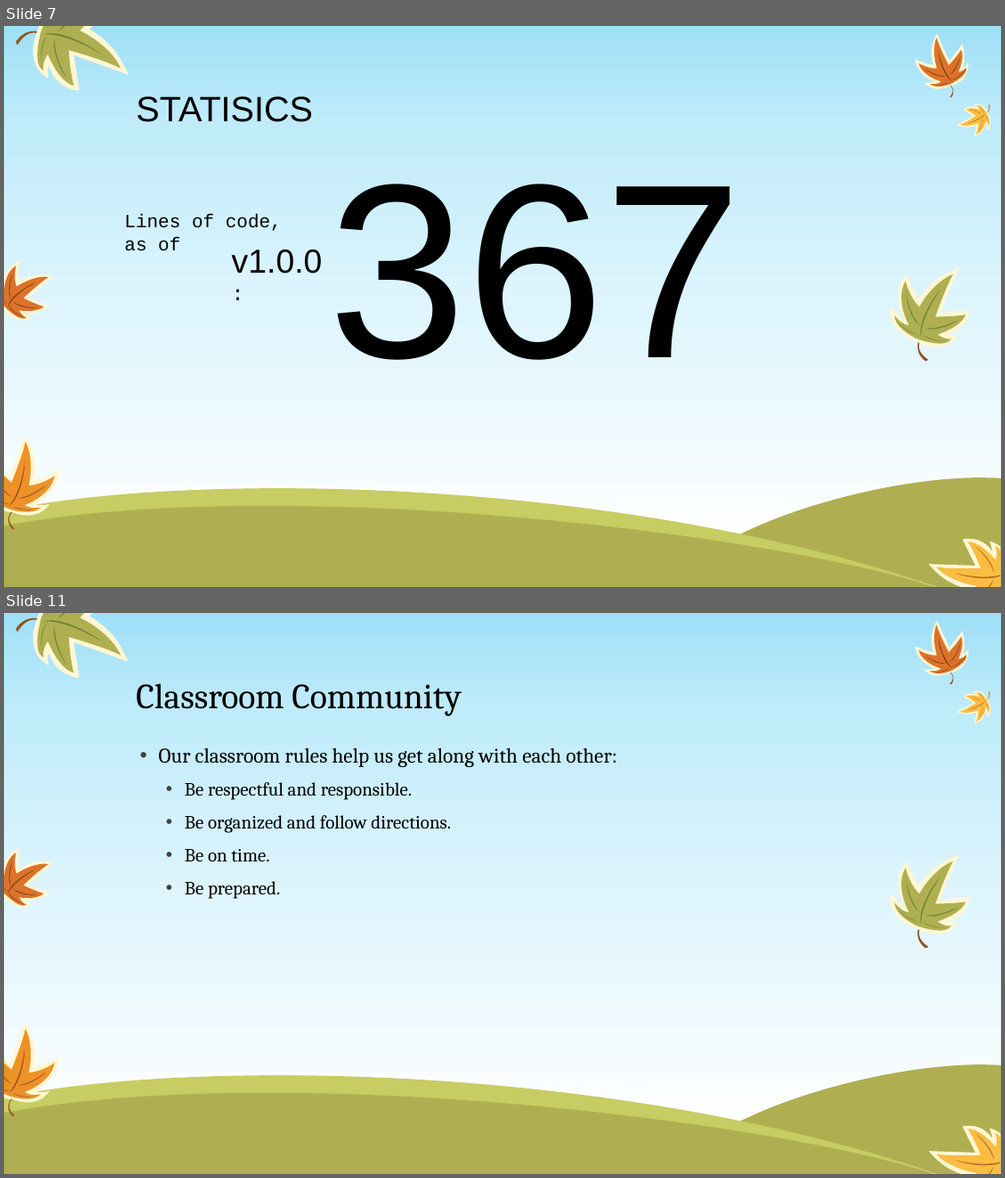
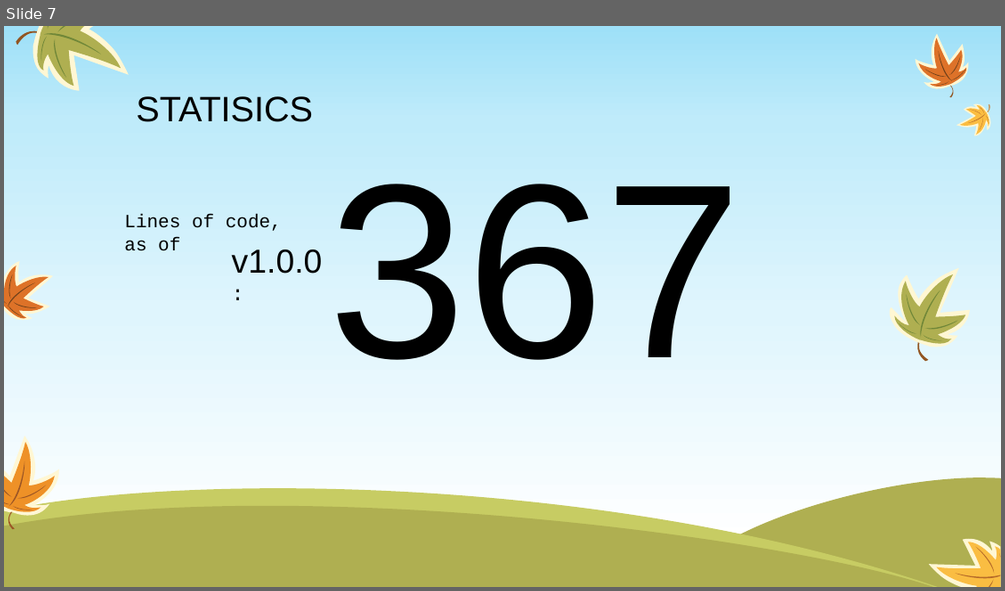
Before and after one commit to codingJWilliams/BBCInventathonNode, a slide deck: presentation/Fruit Punch.pptx. Shown one above the other, each under a label of ours: slides 7 and 11 before the commit, slide 7 after it; the slides between them are not shown. The pictures are 1005x1178 and 1005x591 pixels, drawn with LibreOffice and Linux fonts; fonts in the diff are those of the drawing. Boxes give left, top, right and bottom in pixels: in the first picture for what was removed or moved away, otherwise in the second. Text is boxed around its words. In the diff, an @@ line names an element or a change of style, - is before the commit and + after.

```diff
--- a/presentation/Fruit Punch.pptx
+++ b/presentation/Fruit Punch.pptx
@@ slide 11 removed at bbox=[4, 613, 1001, 1174], background gradient #9EE0F8 to #BFEBFA to #DFF5FD to #FFFFFF; not listed: 56 template elements that a slide beside it also shows @@
@@ title removed at bbox=[136, 683, 461, 716] @@
-Classroom Community
@@ text removed at bbox=[159, 747, 616, 899] @@
-• Our classroom rules help us get along with each other:
-  • Be respectful and responsible.
-  • Be organized and follow directions.
-  • Be on time.
-  • Be prepared.
```
Also in this commit, not shown: 15 other slides removed.
